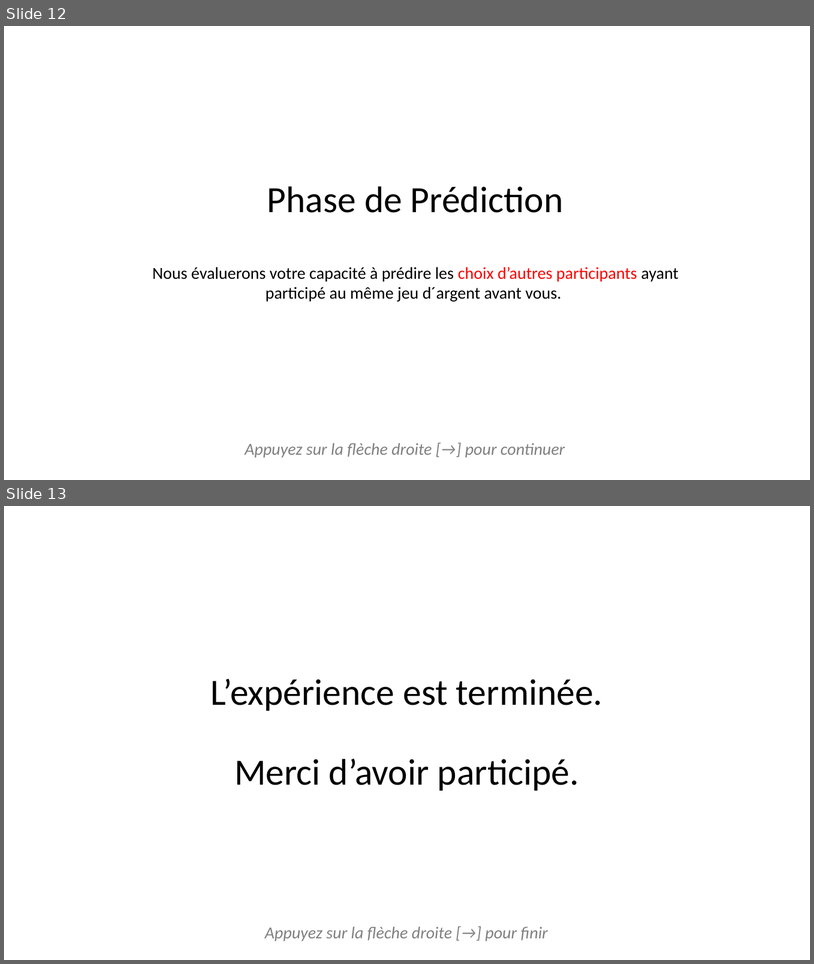
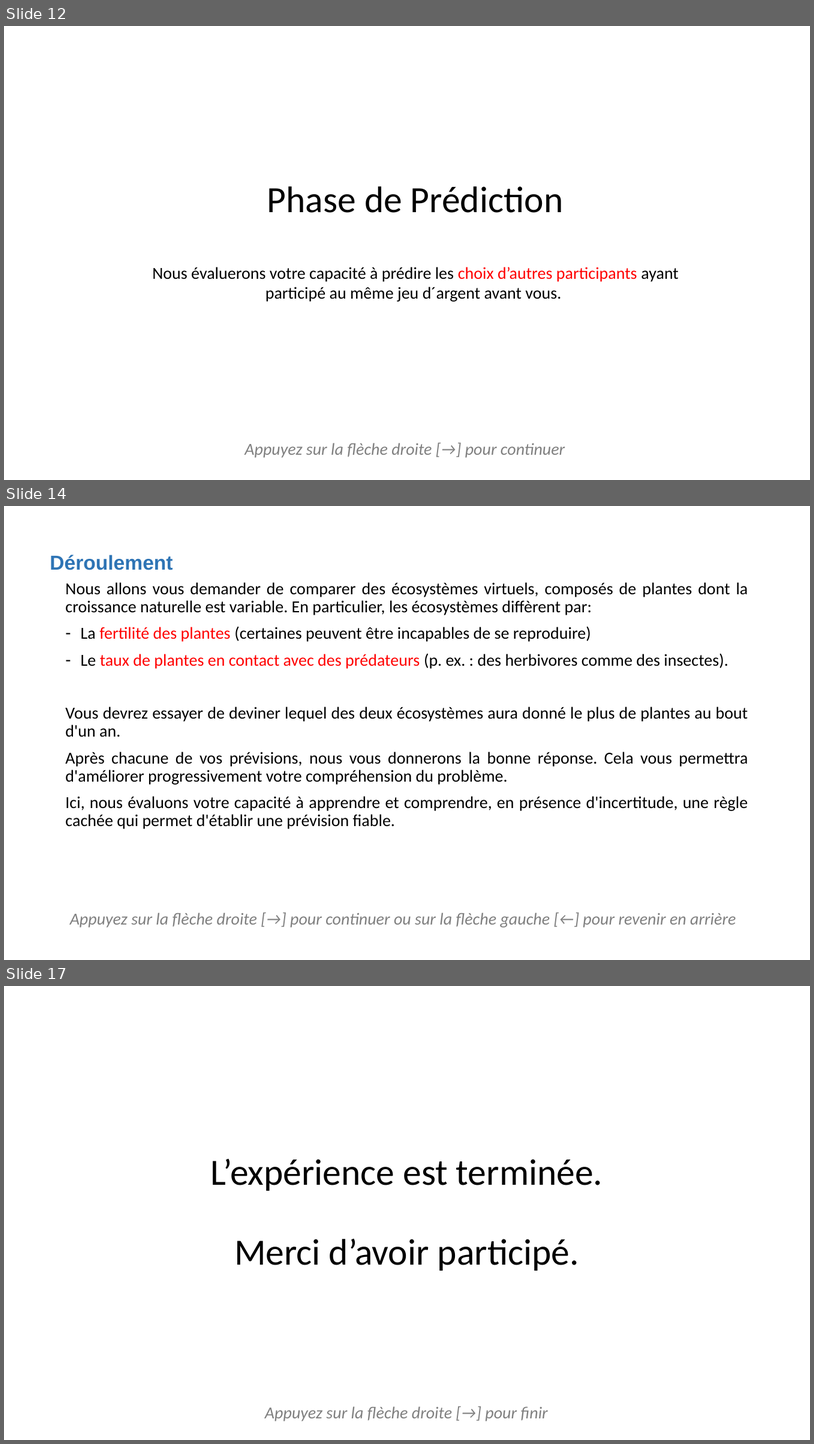
Before and after one commit to MBB-team/Online_Testing, a slide deck: DPD_task/stimuli/instructions/instructionsDPD.pptx. Shown one above the other, each under a label of ours: slides 12 and 13 before the commit, slides 12, 14 and 17 after it; the slides between them are not shown. The pictures are 814x964 and 814x1444 pixels, drawn with LibreOffice and Linux fonts; fonts in the diff are those of the drawing. Boxes give left, top, right and bottom in pixels: in the first picture for what was removed or moved away, otherwise in the second. Text is boxed around its words. In the diff, an @@ line names an element or a change of style, - is before the commit and + after.

```diff
--- a/DPD_task/stimuli/instructions/instructionsDPD.pptx
+++ b/DPD_task/stimuli/instructions/instructionsDPD.pptx
@@ slide 14 added at (4, 506, 810, 960), background #FFFFFF @@
@@ text added at (50, 555, 173, 570), 24 pt, text #2E74B5, bold @@
+Déroulement
@@ text added at (65, 582, 749, 829), 20 pt, text #000000 @@
+Nous allons vous demander de comparer des écosystèmes virtuels, composés de plantes dont la croissance naturelle est variable. En particulier, les écosystèmes diffèrent par:
+– La fertilité des plantes (certaines peuvent être incapables de se reproduire)
+– Le taux de plantes en contact avec des prédateurs (p. ex. : des herbivores comme des insectes).
+Vous devrez essayer de deviner lequel des deux écosystèmes aura donné le plus de plantes au bout d'un an.
+Après chacune de vos prévisions, nous vous donnerons la bonne réponse. Cela vous permettra d'améliorer progressivement votre compréhension du problème.
+Ici, nous évaluons votre capacité à apprendre et comprendre, en présence d'incertitude, une règle cachée qui permet d'établir une prévision fiable.
@@ text added at (70, 912, 736, 927), 20 pt, text #808080, italic @@
+Appuyez sur la flèche droite [→] pour continuer ou sur la flèche gauche [←] pour revenir en arrière
@@ what was slide 13 is now slide 17 @@
```
Also in this commit, not shown: 2 slides changed, 3 other slides added, 10 other files.
